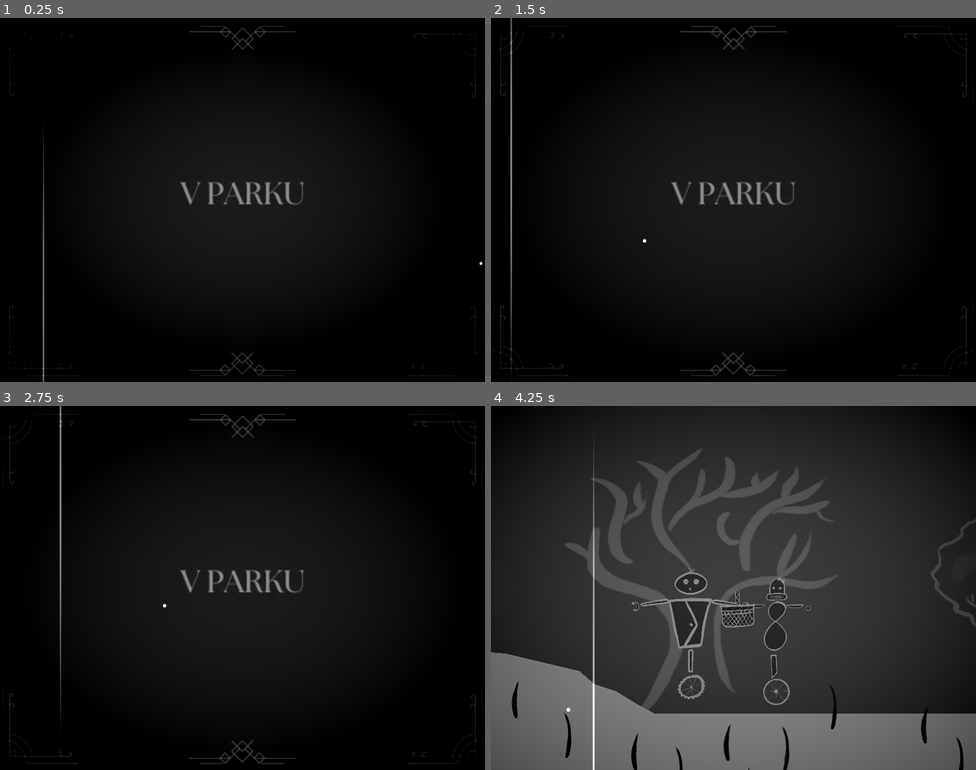
Above: before the commit, frames 1-4 (two rows, left to right).
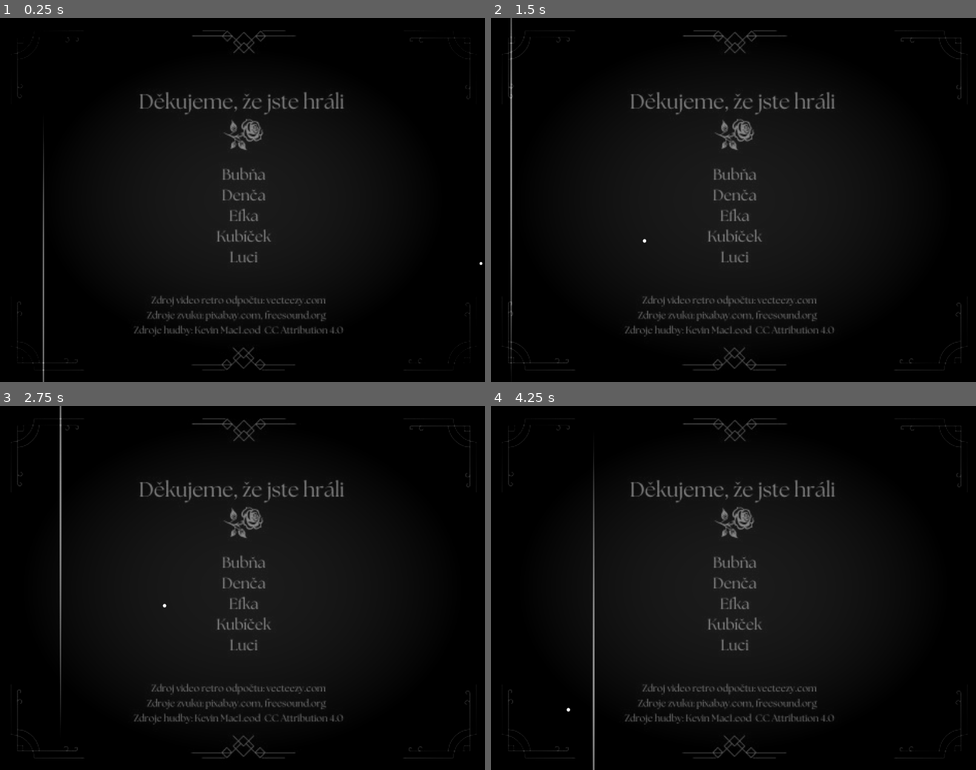
Above: after the commit, the same moments.

Repository: tombuben/KrehkeRobotickeSpoje
Game: Godot game, scene res://level_3_end_video.tscn
The game is run twice, just before and just after one commit, with the same random seed, the same clock (stepped at 60 frames per second) and the same inputs. This scene is started directly instead of the project's main scene. Video files are missing from this copy of the repository; at most half a second of black plays in their place.
Inputs (mouse positions are in pixels of both pictures, inside the frame that each line leads up to):
- Up to frame 1 (0.25 s): no input
- Up to frame 2 (1.5 s): move the mouse to (840, 181) at 0.52 s; hold D (Player1Right) 0.53-1.28 s; tap K (Player2Down) at 0.6 s; move the mouse to (636, 218) at 1.27 s; hold S (Player1Down) from 1.28 s (still down); tap J (Player2Left) at 1.35 s
- Up to frame 3 (2.75 s): move the mouse to (291, 507) at 2.02 s; release S (Player1Down) at 2.03 s; hold D (Player1Right) from 2.03 s (still down); tap L (Player2Right) at 2.1 s
- Up to frame 4 (4.25 s): move the mouse to (709, 660) at 2.77 s; release D (Player1Right) at 2.78 s; hold W (Player1Up) 2.78-3.53 s; tap I (Player2Up) at 2.85 s; move the mouse to (879, 642) at 3.52 s; hold A (Player1Left) from 3.53 s (still down); hold C (SwitchCamera) from 3.53 s (still down)

The runs differ from the first frame. In frame 1, 3.5% of the frame differs, in the area x 1-99%, y 2-99%; in frame 2, 3.8%; in frame 3, 3.9%; in frame 4, 87%, in the area x 0-100%, y 0-100%.

Commit message:
pridan konec pro tovarnu

Diff:
--- a/IntroVideo.gd
+++ b/IntroVideo.gd
@@ -3,7 +3,7 @@
 
 # Called when the node enters the scene tree for the first time.
 func _ready():
-	pass # Replace with function body.
+	Global.level = Global.levels.find(get_tree().current_scene.scene_file_path)
 
 
 # Called every frame. 'delta' is the elapsed time since the previous frame.
--- a/level_3_end_video.tscn
+++ b/level_3_end_video.tscn
@@ -1,7 +1,7 @@
 [gd_scene load_steps=5 format=3 uid="uid://1wx3mh512bul"]
 
 [ext_resource type="Script" path="res://IntroVideo.gd" id="1_nea5k"]
-[ext_resource type="VideoStream" path="res://art/videa/main_menu.ogv" id="2_pacj0"]
+[ext_resource type="VideoStream" path="res://art/videa/tovarna_ending.ogv" id="2_hxkh2"]
 [ext_resource type="Shader" path="res://old_movie.gdshader" id="3_hyu1h"]
 
 [sub_resource type="ShaderMaterial" id="ShaderMaterial_rxgsc"]
@@ -21,7 +21,8 @@
 offset_bottom = 600.0
 grow_horizontal = 2
 grow_vertical = 2
-stream = ExtResource("2_pacj0")
+stream = ExtResource("2_hxkh2")
+volume_db = -20.0
 autoplay = true
 expand = true
 
Not shown, changed: export_presets.cfg
Not shown, added: art/videa/tovarna_ending.ogv
